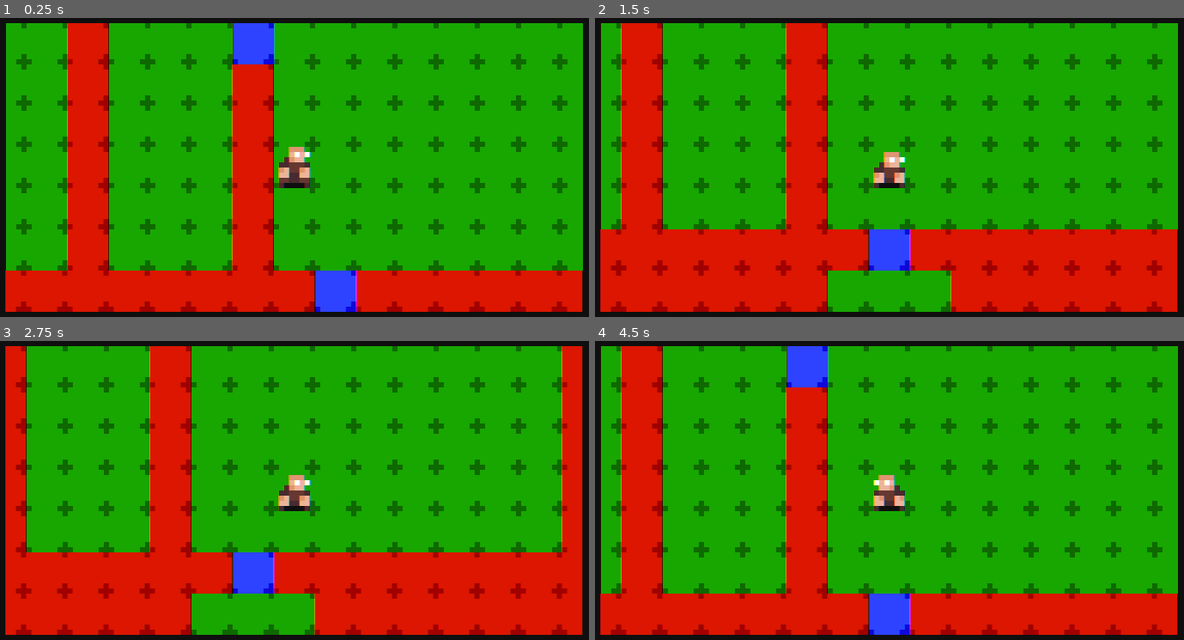
Above: before the commit, frames 1-4 (two rows, left to right).
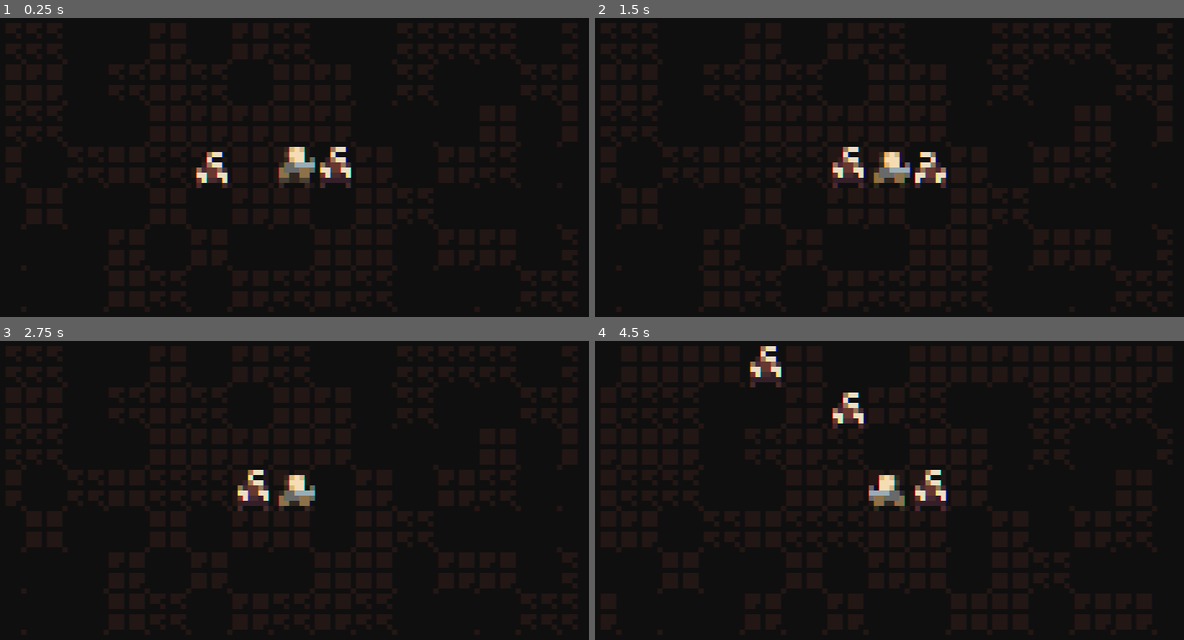
Above: after the commit, the same moments.

Repository: PavelProvotorov/Scrounger
Game: Godot game, scene res://Scenes/Main.tscn
Same seed, same stepped clock (60 frames per second), same inputs: the game is played once before the commit and once after it.
Inputs:
- Up to frame 1 (0.25 s): no input
- Up to frame 2 (1.5 s): hold Right (ui_right) 0.53-1.28 s; tap Enter at 1.25 s; hold Down (ui_down) from 1.28 s (still down)
- Up to frame 3 (2.75 s): release Down (ui_down) at 2.03 s; hold Right (ui_right) from 2.03 s (still down)
- Up to frame 4 (4.5 s): tap Space at 2.75 s; release Right (ui_right) at 2.78 s; hold Up (ui_up) 2.78-3.53 s; hold Left (ui_left) from 3.53 s (still down)

The runs differ from the first frame. In frame 1, 94% of the frame differs, in the area x 0-99%, y 1-99%; in frame 2, 94%; in frame 3, 95%; in frame 4, 94%.

Commit message:
Sorting & Tweaks
- Sorted tile IDs and removed some code
- Adjusted animation speed for both player and mobs
- Updated visuals

Diff:
--- a/Mobs/Grunt.tscn
+++ b/Mobs/Grunt.tscn
@@ -4,29 +4,26 @@
 [ext_resource path="res://Scripts/mobs/Grunt.gd" type="Script" id=2]
 
 [sub_resource type="RectangleShape2D" id=1]
-extents = Vector2( 8, 8 )
+extents = Vector2( 3.5, 4 )
 
-[node name="Grunt" type="KinematicBody2D" groups=[
-"HOSTILE",
-]]
+[node name="Grunt" type="KinematicBody2D" groups=["HOSTILE"]]
 z_index = 3
 script = ExtResource( 2 )
 
 [node name="AnimatedSprite" type="AnimatedSprite" parent="."]
 frames = ExtResource( 1 )
-animation = "MELEE_IDLE"
-frame = 1
+animation = "IDLE"
 playing = true
 centered = false
 
 [node name="CollisionShape2D" type="CollisionShape2D" parent="."]
-position = Vector2( 8, 8 )
+position = Vector2( 3.5, 4 )
 z_index = 1
 shape = SubResource( 1 )
 
 [node name="RayCast2D" type="RayCast2D" parent="."]
-position = Vector2( 8, 8 )
+position = Vector2( 4, 4 )
 z_index = 1
-cast_to = Vector2( 0, 16 )
+cast_to = Vector2( 0, 8 )
 
 [node name="Tween" type="Tween" parent="."]
--- a/Resources/animations/Animation_Grunt.tres
+++ b/Resources/animations/Animation_Grunt.tres
@@ -1,28 +1,19 @@
-[gd_resource type="SpriteFrames" load_steps=5 format=2]
+[gd_resource type="SpriteFrames" load_steps=4 format=2]
 
-[ext_resource path="res://Assets/mobs/fungal_grunt.png" type="Texture" id=2]
+[ext_resource path="res://Assets/grunt.png" type="Texture" id=1]
 
 [sub_resource type="AtlasTexture" id=1]
-atlas = ExtResource( 2 )
-region = Rect2( 0, 0, 16, 16 )
+atlas = ExtResource( 1 )
+region = Rect2( 0, 0, 8, 8 )
 
 [sub_resource type="AtlasTexture" id=2]
-atlas = ExtResource( 2 )
-region = Rect2( 16, 0, 16, 16 )
-
-[sub_resource type="AtlasTexture" id=3]
-atlas = ExtResource( 2 )
-region = Rect2( 32, 0, 16, 16 )
+atlas = ExtResource( 1 )
+region = Rect2( 8, 0, 8, 8 )
 
 [resource]
 animations = [ {
 "frames": [ SubResource( 1 ), SubResource( 2 ) ],
 "loop": true,
-"name": "MELEE_IDLE",
+"name": "IDLE",
 "speed": 2.0
-}, {
-"frames": [ SubResource( 3 ) ],
-"loop": true,
-"name": "MELEE_ATTACK",
-"speed": 8.0
 } ]
--- a/Resources/tilesets/TileSet_0.tres
+++ b/Resources/tilesets/TileSet_0.tres
@@ -3,12 +3,19 @@
 [ext_resource path="res://Assets/tileset_0.png" type="Texture" id=1]
 
 [resource]
-0/name = "TILE_EMPTY"
+0/name = "TILE_FLOOR"
 0/texture = ExtResource( 1 )
 0/tex_offset = Vector2( 0, 0 )
 0/modulate = Color( 1, 1, 1, 1 )
-0/region = Rect2( 0, 0, 8, 8 )
-0/tile_mode = 0
+0/region = Rect2( 0, 0, 40, 8 )
+0/tile_mode = 2
+0/autotile/icon_coordinate = Vector2( 0, 0 )
+0/autotile/tile_size = Vector2( 8, 8 )
+0/autotile/spacing = 0
+0/autotile/occluder_map = [  ]
+0/autotile/navpoly_map = [  ]
+0/autotile/priority_map = [  ]
+0/autotile/z_index_map = [  ]
 0/occluder_offset = Vector2( 0, 0 )
 0/navigation_offset = Vector2( 0, 0 )
 0/shape_offset = Vector2( 0, 0 )
@@ -21,7 +28,7 @@
 1/texture = ExtResource( 1 )
 1/tex_offset = Vector2( 0, 0 )
 1/modulate = Color( 1, 1, 1, 1 )
-1/region = Rect2( 8, 0, 48, 8 )
+1/region = Rect2( 0, 8, 48, 8 )
 1/tile_mode = 2
 1/autotile/icon_coordinate = Vector2( 0, 0 )
 1/autotile/tile_size = Vector2( 8, 8 )
@@ -38,11 +45,11 @@
 1/shape_one_way_margin = 0.0
 1/shapes = [  ]
 1/z_index = 0
-2/name = "TILE_FLOOR"
+2/name = "TILE_DOOR"
 2/texture = ExtResource( 1 )
 2/tex_offset = Vector2( 0, 0 )
 2/modulate = Color( 1, 1, 1, 1 )
-2/region = Rect2( 0, 8, 32, 8 )
+2/region = Rect2( 0, 16, 8, 8 )
 2/tile_mode = 2
 2/autotile/icon_coordinate = Vector2( 0, 0 )
 2/autotile/tile_size = Vector2( 8, 8 )
@@ -59,3 +66,24 @@
 2/shape_one_way_margin = 0.0
 2/shapes = [  ]
 2/z_index = 0
+3/name = "TILE_EXIT"
+3/texture = ExtResource( 1 )
+3/tex_offset = Vector2( 0, 0 )
+3/modulate = Color( 1, 1, 1, 1 )
+3/region = Rect2( 8, 16, 8, 8 )
+3/tile_mode = 2
+3/autotile/icon_coordinate = Vector2( 0, 0 )
+3/autotile/tile_size = Vector2( 8, 8 )
+3/autotile/spacing = 0
+3/autotile/occluder_map = [  ]
+3/autotile/navpoly_map = [  ]
+3/autotile/priority_map = [  ]
+3/autotile/z_index_map = [  ]
+3/occluder_offset = Vector2( 0, 0 )
+3/navigation_offset = Vector2( 0, 0 )
+3/shape_offset = Vector2( 0, 0 )
+3/shape_transform = Transform2D( 1, 0, 0, 1, 0, 0 )
+3/shape_one_way = false
+3/shape_one_way_margin = 0.0
+3/shapes = [  ]
+3/z_index = 0
--- a/Scenes/Level_Empty.tscn
+++ b/Scenes/Level_Empty.tscn
@@ -96,7 +96,7 @@
 tile_set = ExtResource( 3 )
 cell_size = Vector2( 8, 8 )
 format = 1
-tile_data = PoolIntArray( 655391, 2, 0 )
+tile_data = PoolIntArray( 655391, 0, 0 )
 
 [node name="Logic" type="TileMap" parent="."]
 tile_set = ExtResource( 1 )
--- a/Scripts/Global.gd
+++ b/Scripts/Global.gd
@@ -20,7 +20,6 @@
 #---------------------------------------------------------------------------------------
 var LEVEL_LAYER_LOGIC
 var LEVEL_LAYER_BASE
-var LEVEL_LAYER_WALL
 var LEVEL_LAYER_DECO
 var LEVEL_QUEUE
 var LEVEL
--- a/Scripts/levelgen/Level.gd
+++ b/Scripts/levelgen/Level.gd
@@ -3,7 +3,6 @@
 func _ready():
 	Global.LEVEL = self
 	Global.LEVEL_LAYER_DECO = $Deco
-	Global.LEVEL_LAYER_WALL = $Wall
 	Global.LEVEL_LAYER_BASE = $Base
 	Global.LEVEL_LAYER_LOGIC = $Logic
 	self.z_index = -1
--- a/Scripts/levelgen/Level_Logic.gd
+++ b/Scripts/levelgen/Level_Logic.gd
@@ -20,19 +20,20 @@
 	RIGHT = Vector2.RIGHT
 	}
 
-enum TILES {
-	LOGIC_FLOOR = 0,
-	LOGIC_WALL = 1,
-	LOGIC_DOOR = 2,
-	LOGIC_EMPTY = 14,
-	LOGIC_VOID = 15
+enum TILESET_BASE {
+	TILE_FLOOR = 0,
+	TILE_WALL  = 1,
+	TILE_DOOR = 2,
+	TILE_EXIT = 3
+}
+
+enum TILESET_LOGIC {
+	TILE_FLOOR = 0,
+	TILE_WALL = 1,
+	TILE_DOOR = 2,
+	TILE_EMPTY = 14,
+	TILE_VOID = 15
 	}
-
-enum TEXTURES {
-	ATLAS_WALL  = 0,
-	ATLAS_FLOOR = 1,
-	ATLAS_DOOR = 2
-}
 
 # READY
 #---------------------------------------------------------------------------------------
@@ -44,8 +45,8 @@
 #---------------------------------------------------------------------------------------
 func astar_prepare():
 	astar_clear()
-	astar_get_cells(TILES.LOGIC_FLOOR)
-	astar_get_cells(TILES.LOGIC_DOOR)
+	astar_get_cells(TILESET_LOGIC.TILE_FLOOR)
+	astar_get_cells(TILESET_LOGIC.TILE_DOOR)
 	pass
 
 func astar_build():
@@ -136,29 +137,29 @@
 
 	# PREPARE TILEMAP
 	bsp_generator_fill()
-	bsp_generator_add_border()
-	bsp_generator_subdivide(1, 1, map_width - 2, map_height - 2)
+#	bsp_generator_add_border()
+#	bsp_generator_subdivide(1, 1, map_width - 2, map_height - 2)
 
 	# REMOVE REDUNDANT TILES
-	bsp_generator_clear_dead_doors()
-	bsp_generator_clear_dead_walls()
-	bsp_generator_clear_dead_doors()
-	bsp_generator_clear_dead_walls()
-	bsp_generator_get_rooms()
+#	bsp_generator_clear_dead_doors()
+#	bsp_generator_clear_dead_walls()
+#	bsp_generator_clear_dead_doors()
+#	bsp_generator_clear_dead_walls()
+#	bsp_generator_get_rooms()
 
 	# FILL ONEWAY ROOMS
-	bsp_generator_fill_oneway_rooms()
-	bsp_generator_get_rooms()
+#	bsp_generator_fill_oneway_rooms()
+#	bsp_generator_get_rooms()
 
 	# FILL MIDDLE ROOMS
-	bsp_generator_fill_middle_rooms()
-	bsp_generator_get_rooms()
+#	bsp_generator_fill_middle_rooms()
+#	bsp_generator_get_rooms()
 
 	# SET TEXTURES FOR TILES
-#	tilemap_texture_set_fixed(TEXTURES.ATLAS_DOOR,TILES.LOGIC_DOOR,0)
-#	tilemap_texture_set_random(TEXTURES.ATLAS_WALL,TILES.LOGIC_VOID)
-#	tilemap_texture_set_random(TEXTURES.ATLAS_FLOOR,TILES.LOGIC_FLOOR)
-#	tilemap_texture_set_random(TEXTURES.ATLAS_WALL,TILES.LOGIC_WALL)
+	tilemap_texture_set_random(TILESET_BASE.TILE_DOOR,TILESET_LOGIC.TILE_DOOR)
+	tilemap_texture_set_random(TILESET_BASE.TILE_WALL,TILESET_LOGIC.TILE_VOID)
+	tilemap_texture_set_random(TILESET_BASE.TILE_FLOOR,TILESET_LOGIC.TILE_FLOOR)
+	tilemap_texture_set_random(TILESET_BASE.TILE_WALL,TILESET_LOGIC.TILE_WALL)
 #	Global.LEVEL_LAYER_BASE.update_bitmask_region()
 
 #LOGIC_TILES.TILE_EMPTY = Global.LEVEL_LAYER_LOGIC.get_tileset().find_tile_by_name("TILE_EMPTY")
@@ -166,25 +167,25 @@
 func bsp_generator_fill():
 	for x in range(0, map_width):
 		for y in range(0, map_height):
-			set_cell(x, y, TILES.LOGIC_FLOOR)
-	level = get_used_cells_by_id(TILES.LOGIC_FLOOR)
+			set_cell(x, y, TILESET_LOGIC.TILE_FLOOR)
+	level = get_used_cells_by_id(TILESET_LOGIC.TILE_FLOOR)
 	pass
 
 func bsp_generator_add_border():
 # Add WALL on inner border
 	for y in range(map_height):
-		set_cell(1, y, TILES.LOGIC_WALL)
-		set_cell(map_width-2, y, TILES.LOGIC_WALL)
+		set_cell(1, y, TILESET_LOGIC.TILE_WALL)
+		set_cell(map_width-2, y, TILESET_LOGIC.TILE_WALL)
 		for x in range(map_width):
-			set_cell(x,1, TILES.LOGIC_WALL)
-			set_cell(x,map_height-2, TILES.LOGIC_WALL)
+			set_cell(x,1, TILESET_LOGIC.TILE_WALL)
+			set_cell(x,map_height-2, TILESET_LOGIC.TILE_WALL)
 # Add VOID on outer border
 	for y in range(map_height):
-		set_cell(0, y, TILES.LOGIC_VOID)
-		set_cell(map_width-1, y, TILES.LOGIC_VOID)
+		set_cell(0, y, TILESET_LOGIC.TILE_VOID)
+		set_cell(map_width-1, y, TILESET_LOGIC.TILE_VOID)
 		for x in range(map_width):
-			set_cell(x,0, TILES.LOGIC_VOID)
-			set_cell(x,map_height-1, TILES.LOGIC_VOID)
+			set_cell(x,0, TILESET_LOGIC.TILE_VOID)
+			set_cell(x,map_height-1, TILESET_LOGIC.TILE_VOID)
 	pass
 
 func bsp_generator_subdivide(x1, y1, x2, y2):
@@ -201,45 +202,45 @@
 	var x = rand_range(x1 + min_width, x2 - min_width)
 
 	for y in range(y1, y2 + 1):
-		set_cell(x, y, TILES.LOGIC_WALL)
+		set_cell(x, y, TILESET_LOGIC.TILE_WALL)
 
 	bsp_generator_subdivide(x1, y1, x - 1, y2)
 	bsp_generator_subdivide(x + 1, y1, x2, y2)
 
 #	DOORS BY Y
 	var doory = rand_range(y1 + 1, y2 - 1)
-	set_cell(x, doory, TILES.LOGIC_DOOR)
+	set_cell(x, doory, TILESET_LOGIC.TILE_DOOR)
 
 #	# Account for walls placed deeper into recursion.
-	set_cell(x-1, doory, TILES.LOGIC_DOOR)
-	set_cell(x+1, doory, TILES.LOGIC_DOOR)
+	set_cell(x-1, doory, TILESET_LOGIC.TILE_DOOR)
+	set_cell(x+1, doory, TILESET_LOGIC.TILE_DOOR)
 
 func bsp_generator_subdivide_height(x1, y1, x2, y2):
 	randomize()
 	var y = rand_range(y1 + min_width, y2 - min_width)
 
 	for x in range(x1, x2 + 1):
-		set_cell(x, y, TILES.LOGIC_WALL)
+		set_cell(x, y, TILESET_LOGIC.TILE_WALL)
 
 	bsp_generator_subdivide(x1, y1, x2, y - 1)
 	bsp_generator_subdivide(x1, y + 1, x2, y2)
 
 #	DOORS BY X
 	var doorx = rand_range(x1 + 1, x2 - 1)
-	set_cell(doorx, y, TILES.LOGIC_DOOR)
+	set_cell(doorx, y, TILESET_LOGIC.TILE_DOOR)
 	# Account for walls placed deeper into recursion.
-	set_cell(doorx, y-1, TILES.LOGIC_DOOR)
-	set_cell(doorx, y+1, TILES.LOGIC_DOOR)
+	set_cell(doorx, y-1, TILESET_LOGIC.TILE_DOOR)
+	set_cell(doorx, y+1, TILESET_LOGIC.TILE_DOOR)
 
 func bsp_generator_clear_dead_doors():
 	var done = false
 	while !done:
 		done = true
-		for cell in get_used_cells_by_id(TILES.LOGIC_DOOR):
-			if get_cellv(cell) != TILES.LOGIC_DOOR: continue
-			var count = util_check_nearby_tile_4(cell.x, cell.y, TILES.LOGIC_WALL)
+		for cell in get_used_cells_by_id(TILESET_LOGIC.TILE_DOOR):
+			if get_cellv(cell) != TILESET_LOGIC.TILE_DOOR: continue
+			var count = util_check_nearby_tile_4(cell.x, cell.y, TILESET_LOGIC.TILE_WALL)
 			if count < 2:
-				set_cellv(cell,TILES.LOGIC_FLOOR)
+				set_cellv(cell,TILESET_LOGIC.TILE_FLOOR)
 				done = false
 	pass
 
@@ -247,12 +248,12 @@
 	var done = false
 	while !done:
 		done = true
-		for cell in get_used_cells_by_id(TILES.LOGIC_WALL):
-			if get_cellv(cell) != TILES.LOGIC_WALL: continue
+		for cell in get_used_cells_by_id(TILESET_LOGIC.TILE_WALL):
+			if get_cellv(cell) != TILESET_LOGIC.TILE_WALL: continue
 			var count
-			count = util_check_nearby_tile_4(cell.x, cell.y, TILES.LOGIC_FLOOR)
+			count = util_check_nearby_tile_4(cell.x, cell.y, TILESET_LOGIC.TILE_FLOOR)
 			if count >= 3:
-				set_cellv(cell, TILES.LOGIC_FLOOR)
+				set_cellv(cell, TILESET_LOGIC.TILE_FLOOR)
 				done = false
 	pass
 
@@ -261,12 +262,12 @@
 	var empty_cells_array = []
 	for x in range (0, map_width):
 		for y in range (0, map_height):
-			if self.get_cell(x, y) == TILES.LOGIC_FLOOR:
+			if self.get_cell(x, y) == TILESET_LOGIC.TILE_FLOOR:
 				bsp_generator_flood_fill(x,y)
 	bsp_generator_sort_room_vectors(rooms_array)
-	empty_cells_array = self.get_used_cells_by_id(TILES.LOGIC_EMPTY)
+	empty_cells_array = self.get_used_cells_by_id(TILESET_LOGIC.TILE_EMPTY)
 	for empty in empty_cells_array:
-		set_cell(empty.x, empty.y, TILES.LOGIC_FLOOR)
+		set_cell(empty.x, empty.y, TILESET_LOGIC.TILE_FLOOR)
 	pass
 
 func bsp_generator_flood_fill(cell_x,cell_y):
@@ -277,7 +278,7 @@
 		var tile = to_fill.pop_back()
 		if !room.has(tile):
 			room.append(tile)
-			self.set_cellv(tile, TILES.LOGIC_EMPTY)
+			self.set_cellv(tile, TILESET_LOGIC.TILE_EMPTY)
 			#check adjacent cells
 			var north = Vector2(tile.x, tile.y-1)
 			var south = Vector2(tile.x, tile.y+1)
@@ -285,7 +286,7 @@
 			var west  = Vector2(tile.x-1, tile.y)
 			#check adjacent cells
 			for dir in [north,south,east,west]:
-				if self.get_cellv(dir) == TILES.LOGIC_FLOOR:
+				if self.get_cellv(dir) == TILESET_LOGIC.TILE_FLOOR:
 					if !to_fill.has(dir) and !room.has(dir):
 						to_fill.append(dir)
 	rooms_array.append(room)
@@ -300,7 +301,7 @@
 		door_count = 0
 		room = rooms_array[i]
 		for cell in room:
-			var door = util_check_nearby_tile_4(cell.x, cell.y, TILES.LOGIC_DOOR)
+			var door = util_check_nearby_tile_4(cell.x, cell.y, TILESET_LOGIC.TILE_DOOR)
 			door_count = door_count + door
 		if door_count == 1:
 			rooms_oneway_array.append(room)
@@ -308,7 +309,7 @@
 	for r in rooms_oneway_array.size():
 		room = rooms_oneway_array[r]
 		for cell in room:
-			set_cell(cell.x, cell.y, TILES.LOGIC_WALL)
+			set_cell(cell.x, cell.y, TILESET_LOGIC.TILE_WALL)
 			pass
 	pass
 
@@ -322,23 +323,23 @@
 
 	for cell in room:
 		count = 0
-		count += util_check_nearby_tile_8(cell.x, cell.y, TILES.LOGIC_WALL)
-		count += util_check_nearby_tile_8(cell.x, cell.y, TILES.LOGIC_DOOR)
+		count += util_check_nearby_tile_8(cell.x, cell.y, TILESET_LOGIC.TILE_WALL)
+		count += util_check_nearby_tile_8(cell.x, cell.y, TILESET_LOGIC.TILE_DOOR)
 		if count == 0:
 			cells_to_fill.append(cell)
 	for i in cells_to_fill:
-		set_cellv(i, TILES.LOGIC_WALL)
+		set_cellv(i, TILESET_LOGIC.TILE_WALL)
 	pass
 
 	# CLEAR DEADENDS AFTER FILL
 	var done = false
 	while !done:
 		done = true
-		for cell in get_used_cells_by_id(TILES.LOGIC_DOOR):
-			if get_cellv(cell) != TILES.LOGIC_DOOR: continue
-			var wall_count = util_check_nearby_tile_4(cell.x, cell.y, TILES.LOGIC_WALL)
+		for cell in get_used_cells_by_id(TILESET_LOGIC.TILE_DOOR):
+			if get_cellv(cell) != TILESET_LOGIC.TILE_DOOR: continue
+			var wall_count = util_check_nearby_tile_4(cell.x, cell.y, TILESET_LOGIC.TILE_WALL)
 			if wall_count >= 3:
-				set_cellv(cell, TILES.LOGIC_WALL)
+				set_cellv(cell, TILESET_LOGIC.TILE_WALL)
 				done = false
 	pass
 
@@ -351,34 +352,34 @@
 
 # TEXTURES TO TILES
 #---------------------------------------------------------------------------------------
-func tilemap_texture_set_random(atlas_id:int,cell_id:int):
-	randomize()
-	var cell_array = self.get_used_cells_by_id(cell_id)
-	var tile_array = util_atlas_get_tiles(atlas_id,Global.LEVEL_LAYER_BASE)
+func tilemap_texture_set_random(tile_base_id:int,tile_logic_id:int):
+	randomize()
+	var cell_array = self.get_used_cells_by_id(tile_logic_id)
+	var tile_array = util_atlas_get_tiles(tile_base_id,Global.LEVEL_LAYER_BASE)
 	for cell in cell_array:
 		var tile = tile_array[randi() % tile_array.size()]
-		Global.LEVEL_LAYER_BASE.set_cell(cell.x,cell.y,atlas_id,false,false,false,tile)
+		Global.LEVEL_LAYER_BASE.set_cell(cell.x,cell.y,tile_base_id,false,false,false,tile)
 		pass
 	pass
 
-func tilemap_texture_set_fixed(atlas_id,cell_id,tile_id):
-	randomize()
-	var cell_array = self.get_used_cells_by_id(cell_id)
-	var tile_array = util_atlas_get_tiles(atlas_id,Global.LEVEL_LAYER_BASE)
+func tilemap_texture_set_fixed(tile_base_id,tile_logic_id,id):
+	randomize()
+	var cell_array = self.get_used_cells_by_id(tile_logic_id)
+	var tile_array = util_atlas_get_tiles(tile_base_id,Global.LEVEL_LAYER_BASE)
 	for cell in cell_array:
-		var tile = tile_array[tile_id]
-		Global.LEVEL_LAYER_BASE.set_cell(cell.x,cell.y,atlas_id,false,false,false,tile)
+		var tile = tile_array[id]
+		Global.LEVEL_LAYER_BASE.set_cell(cell.x,cell.y,tile_base_id,false,false,false,tile)
 		pass
 	pass
 
 func tilemap_check_bottom_cell(x,y):
 	var cell_data = []
-	if get_cell(x, y)   == TILES.LOGIC_WALL :  cell_data.append(true)
-	if get_cell(x, y)   == TILES.LOGIC_VOID :  cell_data.append(true)
-	if get_cell(x-1, y) == TILES.LOGIC_WALL :  cell_data.append(true)
-	if get_cell(x-1, y) == TILES.LOGIC_VOID :  cell_data.append(true)
-	if get_cell(x+1, y) == TILES.LOGIC_WALL :  cell_data.append(true)
-	if get_cell(x+1, y) == TILES.LOGIC_VOID :  cell_data.append(true)
+	if get_cell(x, y)   == TILESET_LOGIC.TILE_WALL :  cell_data.append(true)
+	if get_cell(x, y)   == TILESET_LOGIC.TILE_VOID :  cell_data.append(true)
+	if get_cell(x-1, y) == TILESET_LOGIC.TILE_WALL :  cell_data.append(true)
+	if get_cell(x-1, y) == TILESET_LOGIC.TILE_VOID :  cell_data.append(true)
+	if get_cell(x+1, y) == TILESET_LOGIC.TILE_WALL :  cell_data.append(true)
+	if get_cell(x+1, y) == TILESET_LOGIC.TILE_VOID :  cell_data.append(true)
 	return cell_data
 
 # UTILITY FUNCTIONS
@@ -395,11 +396,11 @@
 		done = true
 
 		for cell in get_used_cells():
-			if get_cellv(cell) != TILES.LOGIC_FLOOR: continue
-
-			var wall_count = util_check_nearby_tile_4(cell.x, cell.y, TILES.LOGIC_WALL)
+			if get_cellv(cell) != TILESET_LOGIC.TILE_FLOOR: continue
+
+			var wall_count = util_check_nearby_tile_4(cell.x, cell.y, TILESET_LOGIC.TILE_WALL)
 			if wall_count == 3:
-				set_cellv(cell, TILES.LOGIC_WALL)
+				set_cellv(cell, TILESET_LOGIC.TILE_WALL)
 				done = false
 	pass
 
--- a/Scripts/mobs/Grunt.gd
+++ b/Scripts/mobs/Grunt.gd
@@ -7,12 +7,11 @@
 onready var NODE_MAIN = self
 
 const ANIMATIONS= {
-	MELEE_ATTACK = "MELEE_ATTACK",
-	MELEE_IDLE  = "MELEE_IDLE"
+	IDLE = "IDLE"
 }
 
-const tween_speed = 5
-const grid_size = 16
+const tween_speed = 8
+const grid_size = 8
 
 var AI_state = Global.AI_STATE_LIST.STATE_ENGAGE
 var AI_class = Global.AI_CLASS_LIST.CLASS_MELEE
@@ -30,8 +29,8 @@
 #---------------------------------------------------------------------------------------
 func _ready():
 	randomize()
-	NODE_ANIMATED_SPRITE.set_animation(ANIMATIONS.MELEE_IDLE)
-	NODE_ANIMATED_SPRITE.set_frame(rand_range(0,NODE_ANIMATED_SPRITE.get_sprite_frames().get_frame_count(ANIMATIONS.MELEE_IDLE)))
+	NODE_ANIMATED_SPRITE.set_animation(ANIMATIONS.IDLE)
+	NODE_ANIMATED_SPRITE.set_frame(rand_range(0,NODE_ANIMATED_SPRITE.get_sprite_frames().get_frame_count(ANIMATIONS.IDLE)))
 	pass
 
 func animation_flip(is_flip_h:bool, is_flip_v:bool):
@@ -56,10 +55,10 @@
 	pass
 
 func action_attack_tween(start,finish):
-	NODE_TWEEN.interpolate_property(self,"position",start,finish,0.1)
+	NODE_TWEEN.interpolate_property(self,"position",start,finish,0.75/tween_speed)
 	NODE_TWEEN.start()
 	yield(NODE_TWEEN,"tween_completed")
-	NODE_TWEEN.interpolate_property(self,"position",finish,start,0.3)
+	NODE_TWEEN.interpolate_property(self,"position",finish,start,1.0/tween_speed)
 	NODE_TWEEN.start()
 	yield(NODE_TWEEN,"tween_completed")
 	NODE_TWEEN.emit_signal("tween_all_completed")
--- a/Scripts/mobs/Player.gd
+++ b/Scripts/mobs/Player.gd
@@ -30,7 +30,7 @@
 
 var stat_shield:int = 0
 var stat_health:int = 10
-var stat_speed:int = 3
+var stat_speed:int = 1
 var stat_ammo:int = 0
 
 # READY
@@ -83,11 +83,11 @@
 			if cellA - cellB == Vector2(-grid_size,0): animation_flip(false,false)
 			if cellA - cellB == Vector2(grid_size,0): animation_flip(true,false)
 			NODE_MAIN.z_index += 1
-			NODE_MAIN.animation_change(ANIMATIONS.MELEE_ATTACK,true,false)
+#			NODE_MAIN.animation_change(ANIMATIONS.MELEE_ATTACK,true,false)
 			NODE_MAIN.calculate_melee_damage(self,target_entity)
 			NODE_MAIN.action_attack_tween(cellA,cellB)
 			yield(NODE_TWEEN,"tween_all_completed")
-			NODE_MAIN.animation_change(ANIMATIONS.MELEE_IDLE,true,false)
+#			NODE_MAIN.animation_change(ANIMATIONS.MELEE_IDLE,true,false)
 			NODE_MAIN.z_index -= 1
 			check_turn()
 		elif NODE_RAYCAST.get_collider().is_in_group(Global.GROUPS.HOSTILE) == false:
@@ -137,10 +137,10 @@
 	NODE_TWEEN.emit_signal("tween_all_completed")
 
 func action_attack_tween(start,finish):
-	NODE_TWEEN.interpolate_property(self,"position",start,finish,0.1)
+	NODE_TWEEN.interpolate_property(self,"position",start,finish,0.5/tween_speed)
 	NODE_TWEEN.start()
 	yield(NODE_TWEEN,"tween_completed")
-	NODE_TWEEN.interpolate_property(self,"position",finish,start,0.3)
+	NODE_TWEEN.interpolate_property(self,"position",finish,start,1.0/tween_speed)
 	NODE_TWEEN.start()
 	yield(NODE_TWEEN,"tween_completed")
 	NODE_TWEEN.emit_signal("tween_all_completed")
--- a/Scripts/nodes/Main.gd
+++ b/Scripts/nodes/Main.gd
@@ -31,10 +31,10 @@
 	level_load("Level_Empty")
 	Global.LEVEL_LAYER_LOGIC.bsp_generator()
 	level_mob_spawn("Player",Vector2(12,9))
-#	level_mob_spawn("Grunt",Vector2(8,9))
-#	level_mob_spawn("Grunt",Vector2(6,3))
-#	level_mob_spawn("Grunt",Vector2(7,5))
-#	level_mob_spawn("Grunt",Vector2(10,9))
+	level_mob_spawn("Grunt",Vector2(13,9))
+	level_mob_spawn("Grunt",Vector2(6,3))
+	level_mob_spawn("Grunt",Vector2(7,5))
+	level_mob_spawn("Grunt",Vector2(10,9))
 	Global.LEVEL_LAYER_LOGIC.astar_build()
 
 	target_entity = Global.LEVEL_LAYER_LOGIC.get_node("Player")
@@ -48,7 +48,7 @@
 	print("THE QUEUE SIZE IS: %s" %level_queue.size())
 	for i in (level_queue.size()):
 		print(i)
-		yield(get_tree().create_timer(0.1),"timeout")
+#		yield(get_tree().create_timer(0.1),"timeout")
 		moving_entity = Global.LEVEL_LAYER_LOGIC.get_node(level_queue[i][1])
 #		print("Currently Moving: %s" %moving_entity.name)
 		print("Currently Moving: %s" %moving_entity)
@@ -101,7 +101,7 @@
 	if cellA - cellB == Vector2(grid_size,0): moving_entity.animation_flip(true,false)
 
 	moving_entity.z_index += 1
-	moving_entity.animation_change(Global.ANIMATIONS.MELEE_ATTACK,true,false)
+#	moving_entity.animation_change(Global.ANIMATIONS.MELEE_ATTACK,true,false)
 	calculate_melee_damage(moving_entity,target_entity)
 	moving_entity.action_attack_tween(cellA,cellB)
 
@@ -109,7 +109,7 @@
 	yield(moving_entity.get_node("Tween"),"tween_all_completed")
 
 	moving_entity.z_index -= 1
-	moving_entity.animation_change(Global.ANIMATIONS.MELEE_IDLE,true,true)
+#	moving_entity.animation_change(Global.ANIMATIONS.MELEE_IDLE,true,true)
 
 	#MOB ATTACK | END
 	emit_signal("on_mob_action_finished")
Binary file added: Assets/grunt.png
Not shown, added: Assets/grunt.png.import
Binary file changed: Assets/player.png
Binary file changed: Assets/tileset_0.png
